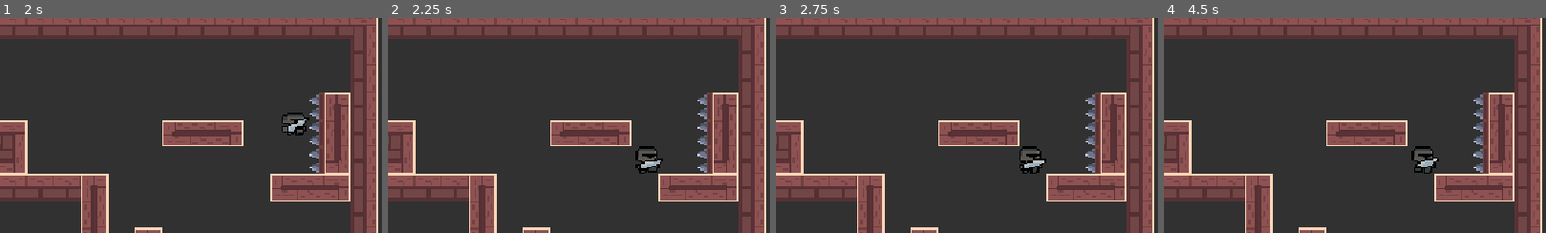
Above: before the commit, frames 1-4 (left to right).
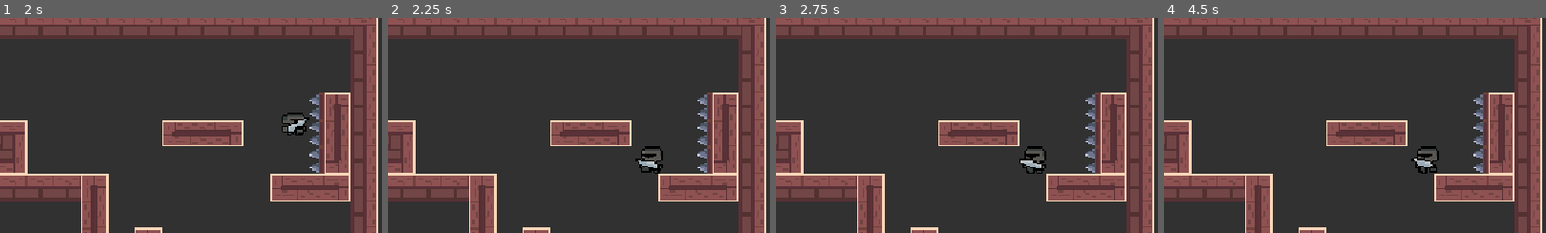
Above: after the commit, the same moments.

Repository: Marcausente/KnightGame2DGodot
Game: Godot game, scene res://Escenas/escena_principal/escena_principal.tscn
Same seed, same stepped clock (60 frames per second), same inputs: the game is played once before the commit and once after it.
Inputs:
- Up to frame 1 (2 s): tap Enter (ui_accept) at 0.5, 0.77, 1.52 s; hold Right (ui_right) from 0.53 s (still down)
- Up to frame 2 (2.25 s): release Right (ui_right) at 2.03 s; hold Left (ui_left) from 2.03 s (still down)
- Up to frame 3 (2.75 s): keep holding Left (ui_left)
- Up to frame 4 (4.5 s): release Left (ui_left) at 2.78 s; hold Right (ui_right) 2.78-4.28 s; tap Enter (ui_accept) at 3.02, 3.77 s; hold Left (ui_left) from 4.28 s (still down)
The pictures show only the part of the screen within x 50-100%, y 1-51%; the shares and areas given below are measured in that part.

Frame 1 is identical in both runs. In frame 2, 0.5% of the frame differs, in the area x 64-72%, y 59-73%; in frame 3, 0.5%, in the area x 63-71%, y 59-73%; in frame 4, 0.5%.

Commit message:
FEAT: El personaje se gira al cambiar de direccion

Diff:
--- a/Escenas/personaje/personaje.gd
+++ b/Escenas/personaje/personaje.gd
@@ -21,8 +21,10 @@
 func movimiento_horizontal(speed):
 	if Input.is_action_pressed("ui_right"): #Al apretarse la flecha derecha
 		velocity.x = speed #La velocidad se incrementa en el eje X (Derecha)
+		%AnimacionesPersonaje.flip_h = false
 	elif Input.is_action_pressed("ui_left"): #Al apretarse la flecha Izquierda
 		velocity.x = -speed #La velocidad se resta en el eje X (Izquierda)
+		%AnimacionesPersonaje.flip_h = true
 	else:
 		velocity.x = 0
 
